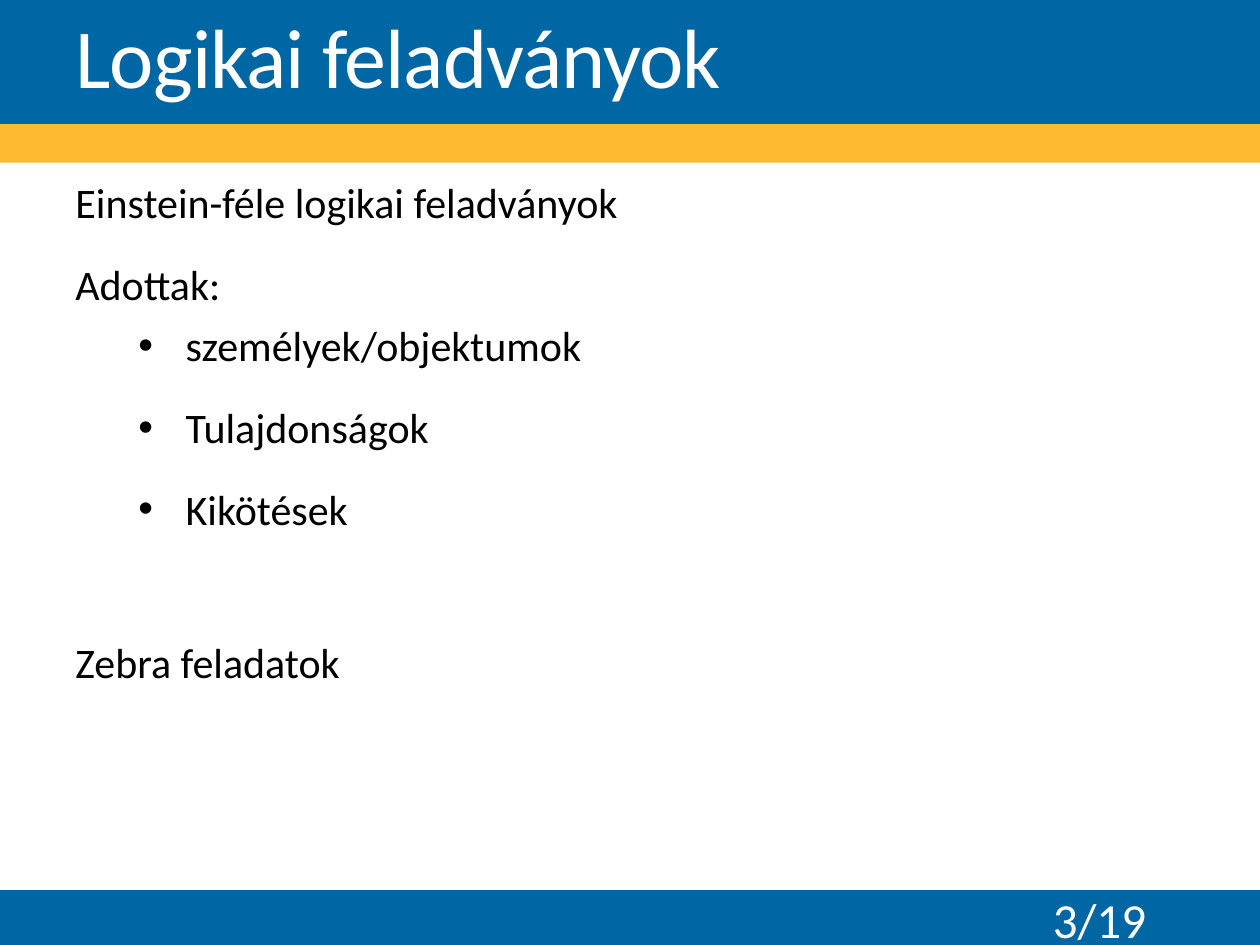
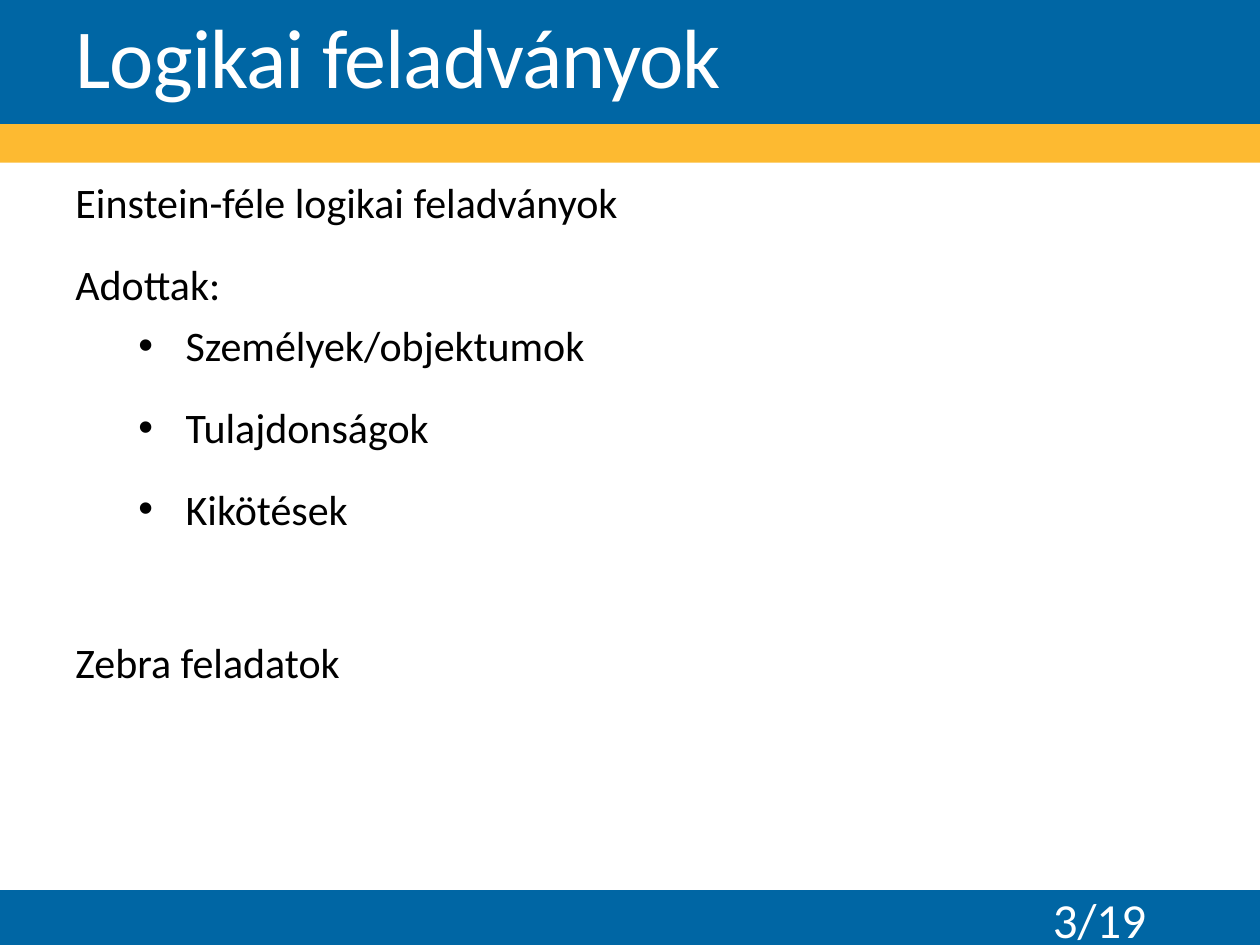
Before and after one commit to Teaching-projects/SZE-Peku221b, a slide deck: slide 3 of CP_Dolgozat/Előadás/Logikai feladványok megoldása korlátprogramozással.pptx. Drawn at 1260x945 pixels with LibreOffice and Linux fonts; fonts in the diff are those of the drawing; background and template pictures are left out. Boxes give left, top, right and bottom in pixels: in the first picture for what was removed or moved away, otherwise in the second. Text is boxed around its words. In the diff, an @@ line names an element or a change of style, - is before the commit and + after.

```diff
--- a/CP_Dolgozat/Előadás/Logikai feladványok megoldása korlátprogramozással.pptx
+++ b/CP_Dolgozat/Előadás/Logikai feladványok megoldása korlátprogramozással.pptx
@@ text at box(186, 331, 585, 369): text changed @@
-  • személyek/objektumok
+  • Személyek/objektumok
```
Also in this commit, not shown: 1 other slide changed, 2 other files.
